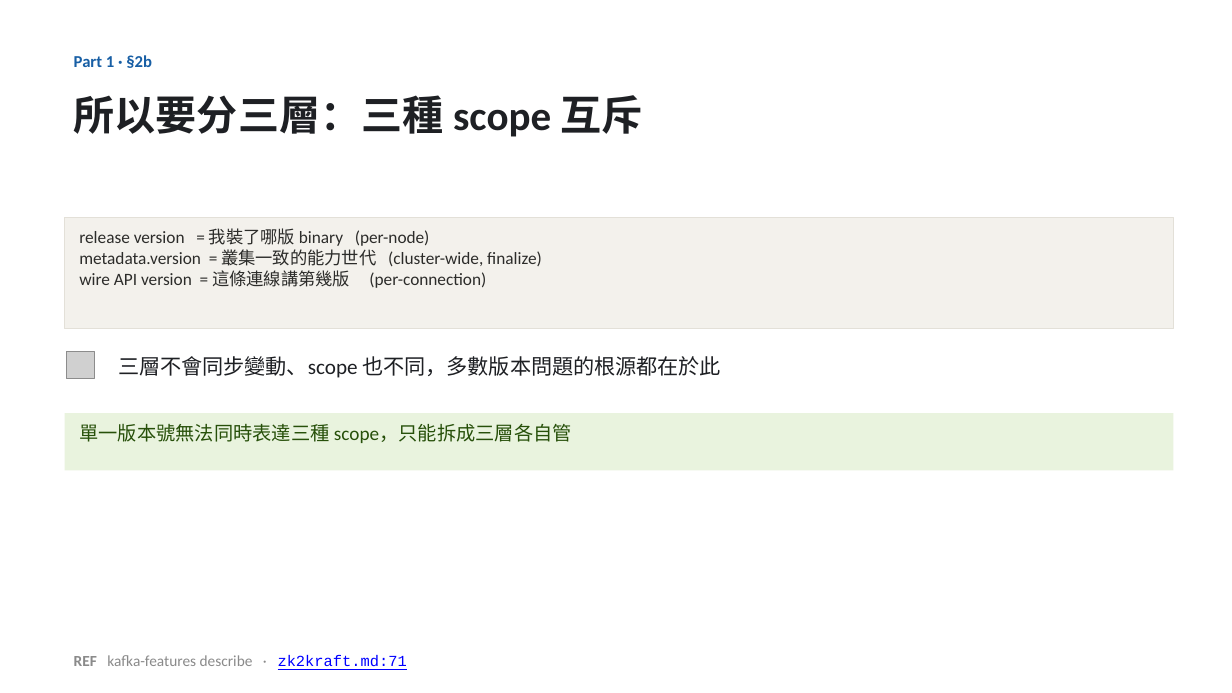
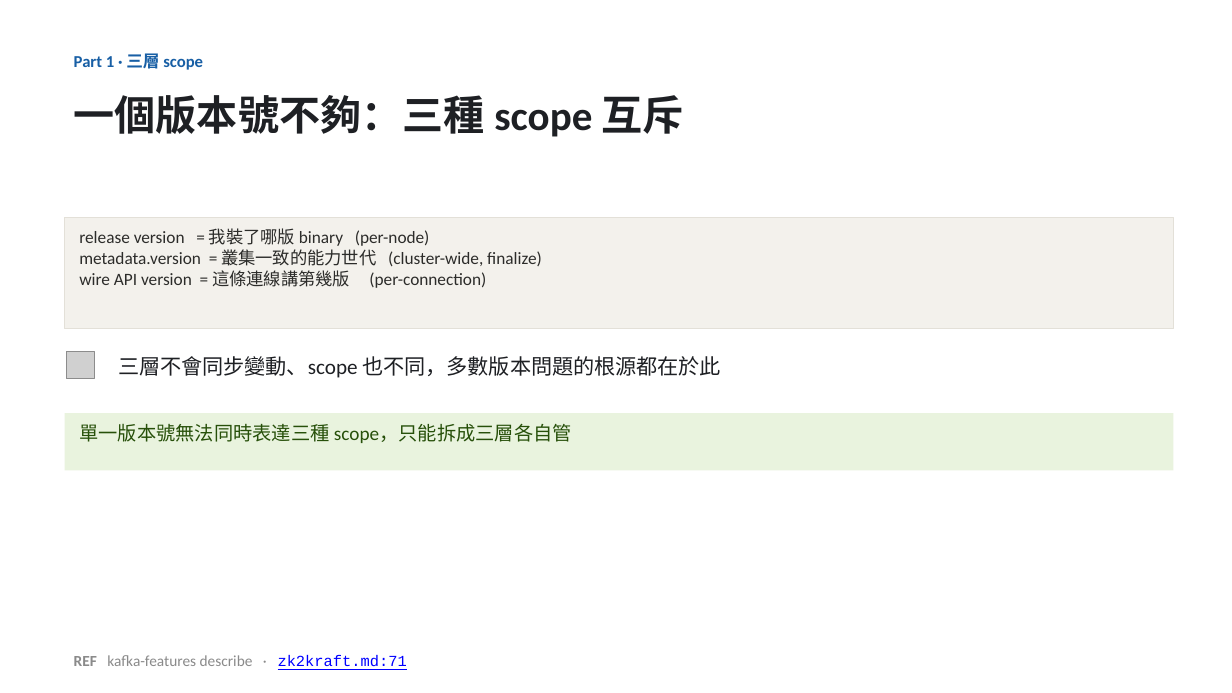
Before and after one commit to unknowntpo/kafka, a slide deck: slide 4 of study/version-control/kafka-version-negotiation.pptx (slide 5 before the commit). Drawn at 1232x693 pixels with LibreOffice and Linux fonts; fonts in the diff are those of the drawing; grey boxes stand for pictures. Boxes give left, top, right and bottom in pixels: in the first picture for what was removed or moved away, otherwise in the second. Text is boxed around its words. In the diff, an @@ line names an element or a change of style, - is before the commit and + after.

Commit message:
study(version-control): deck 重排為 2 段，開場先亮三種通訊角色地圖
- Part 1（版本怎麼選）：地圖(三角色) → 三層 scope → §2a Fetch 圖 → 選版機制；Part 2 失敗訊息
- 合併原 Part 1+2，controller 於開場地圖即登場，不再突兀；15 張
- talk-outline.md 同步為 2 段結構

```diff
--- a/study/version-control/kafka-version-negotiation.pptx
+++ b/study/version-control/kafka-version-negotiation.pptx
@@ text at bbox=[74, 53, 203, 70]: text changed @@
-Part 1 · §2b
+Part 1 · 三層 scope
@@ text at bbox=[74, 95, 684, 137]: text changed @@
-所以要分三層：三種 scope 互斥
+一個版本號不夠：三種 scope 互斥
```
Also in this commit, not shown: 6 other slides changed, 1 slide removed, 2 other files.
